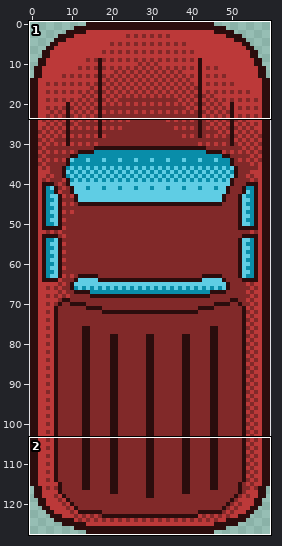
Edited in one commit: sprite sheet (data/textures/units/car_big.png). The picture above shows the old version from afar; the outline marks the close-up.
Close-up. Before:
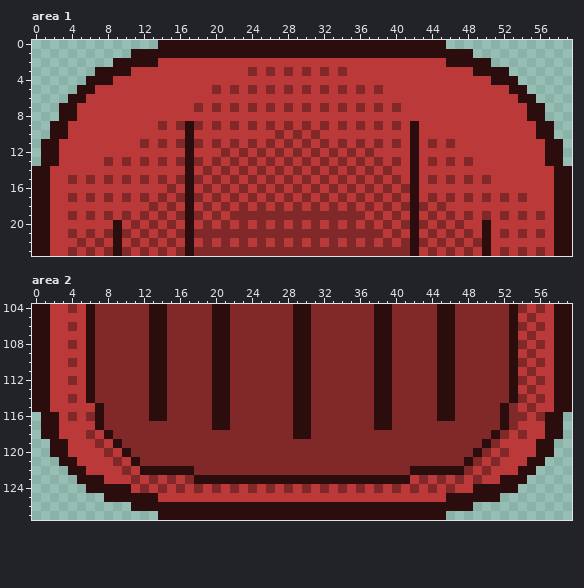
The file is 60x128 pixels. Shown: area 1: x 0..59, y 0..23; area 2: x 0..59, y 104..127.
New version:
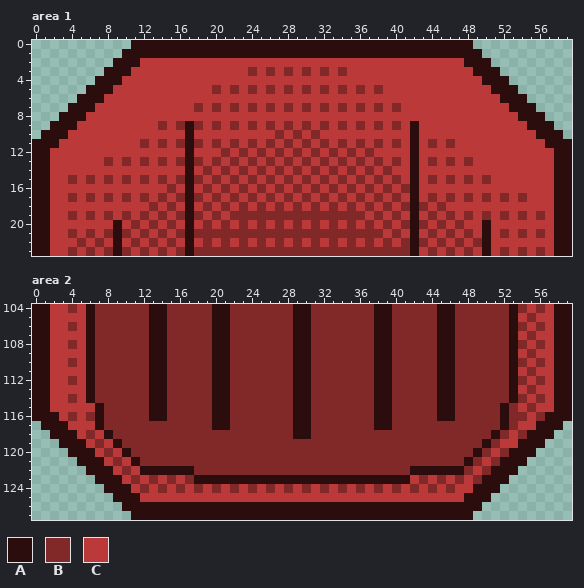
Palette (. is transparent): A #2b0d0d  B #812929  C #bc3939
Difference:
Changed rows in their new state; - is an unchanged pixel.
Area 1:
first column x 0:
 0 -----------AAA--------------------------------AAA-----------
 1 ----------A--------------------------------------A----------
 2 ------------CC--------------------------------CC------------
 3 -------.--------------------------------------------.-------
 4 ------.--A----------------------------------------A--.------
 5 -----.-AA------------------------------------------AA-.-----
 6 ----.-AA--------------------------------------------AA-.----
 7 ---.-AA----------------------------------------------AA-.---
 8 -----A------------------------------------------------A-----
 9 ----A--------------------------------------------------A----
10 -A--------------------------------------------------------A-
11 A----------------------------------------------------------A
12 A-C------------------------------------------------------C-A
13 A-C------------------------------------------------------C-A
Area 2:
first column x 0:
116 A----------------------------------------------------------A
117 ---A----------------------------------------------------A---
118 -.-AA--------------------------------------------------AA-.-
119 --.-AA------------------------------------------------AA-.--
120 --..AAA----------------------------------------------AAA..--
121 ---..AAA--------------------------------------------AAA..---
122 ----..AAA------------------------------------------AAA..----
123 -----..-AA----------------------------------------AA-..-----
124 ------..--------------------------------------------..------
125 --------.---CC--------------------------------CC---.--------
126 ----------A--------------------------------------A----------
127 -----------AAA--------------------------------AAA-----------
Boxes around the changes in both close-ups, in picture pixels (x1, y1, x2, y2):
changed: (32, 40, 158, 166)
changed: (446, 40, 572, 166)
changed: (32, 412, 158, 520)
changed: (446, 412, 572, 520)
